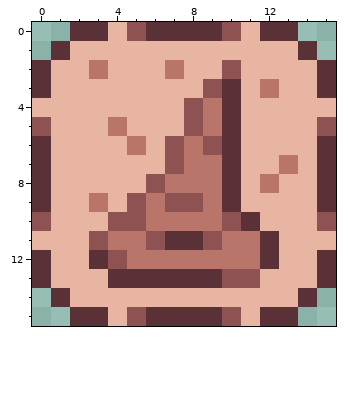
Pixel-art file: images/branches/caster.aseprite. Above is the file before it was changed.
16x16 pixels, 1 frame.
The same view after the edit:
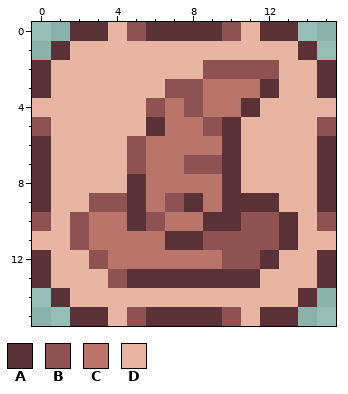
Palette (. is transparent): A #5b3138  B #8e5252  C #ba756a  D #e9b5a3
The author wrote: rip poop sprite
The exact change:
--- layer "Layer 1"
@@ x 0..15 @@
  1 .ADDDDDDDDDDDDA.
- 2 ADDCDDDCDDBDDDDA
- 3 ADDDDDDDDBADCDDA
- 4 DDDDDDDDBCADDDDD
- 5 BDDDCDDDBCADDDDB
- 6 ADDDDCDBCBADDDDA
- 7 ADDDDDDBCCADDCDA
- 8 ADDDDDBCCCADCDDA
- 9 ADDCDBCBBCADDDDA
-10 BDDDBBCCCCBADDDB
-11 DDDBCCBAABCCADDD
-12 ADDABCCCCCCCADDA
-13 ADDDAAAAAABBDDDA
+ 2 ADDDDDDDDBBBBDDA
+ 3 ADDDDDDBBCCCADDA
+ 4 DDDDDDBCBCCADDDD
+ 5 BDDDDDACCBADDDDB
+ 6 ADDDDBCCCCADDDDA
+ 7 ADDDDBCCBBADDDDA
+ 8 ADDDDACCCCADDDDA
+ 9 ADDBBACBACAAADDA
+10 BDBCCABCCAABBADB
+11 DDBCCCCAABBBBADD
+12 ADDBCCCCCCBBADDA
+13 ADDDBAAAAAAADDDA
 14 .ADDDDDDDDDDDDA.
